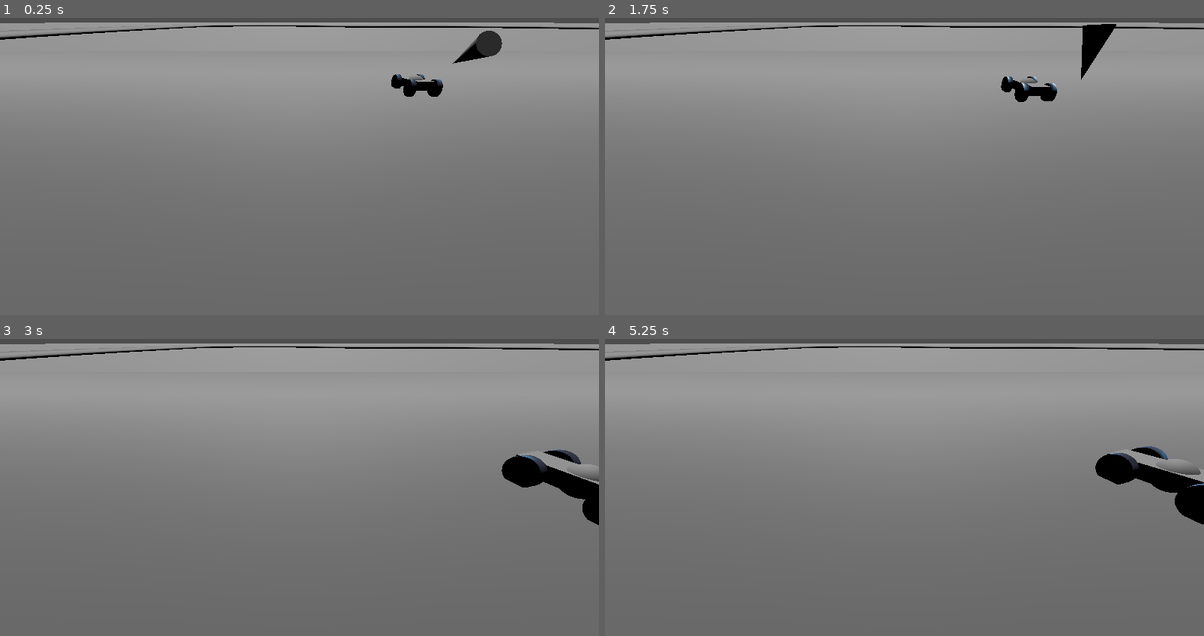
Above: before the commit, frames 1-4 (two rows, left to right).
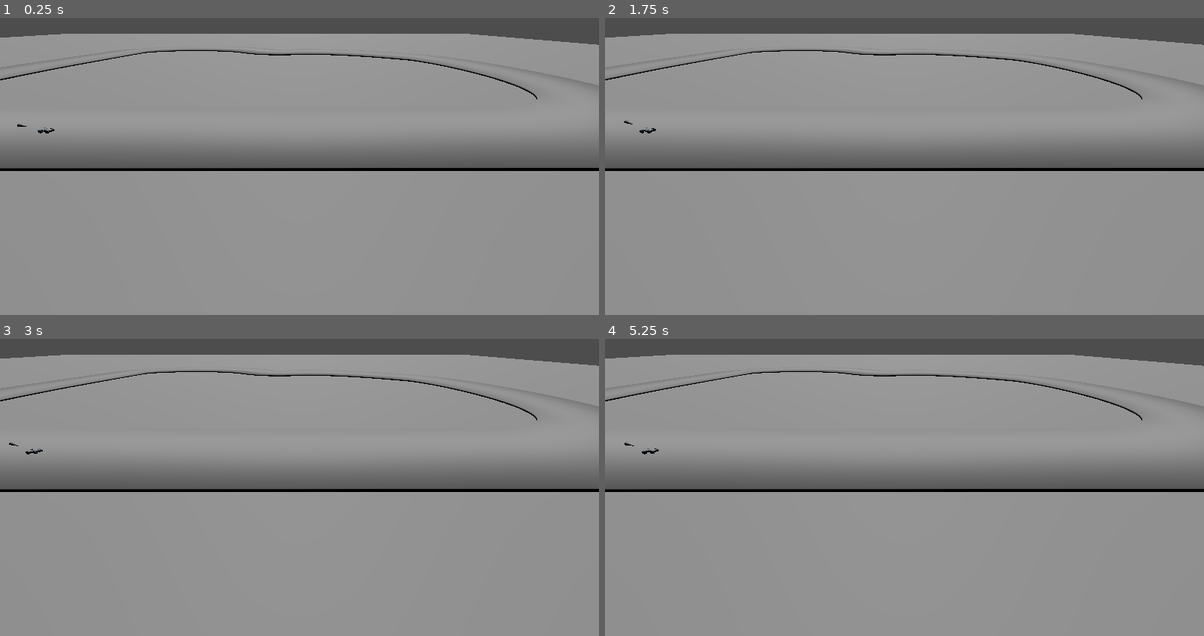
Above: after the commit, the same moments.

Repository: Eefschmeef2310/GDS-2
Game: Godot game, scene res://debug_and_testing/test_track.tscn
Two runs of this game, one before a commit and one after it. Both use one fixed random seed, a clock stepped at 60 frames per second and the inputs below. The project has no main scene, so this scene is started directly. The engine's default icon, where the game draws it, is replaced by a stand-in: a white triangle on a blue panel in a dark square.
Inputs:
- Up to frame 1 (0.25 s): no input
- Up to frame 2 (1.75 s): hold D (Right) 0.53-1.28 s; hold S (Down) from 1.28 s (still down)
- Up to frame 3 (3 s): release S (Down) at 2.03 s; hold D (Right) 2.03-2.78 s; hold W (Up) from 2.78 s (still down)
- Up to frame 4 (5.25 s): release W (Up) at 3.53 s; hold A (Left) 3.53-5.03 s; hold S (Down) from 5.03 s (still down)

The runs differ from the first frame. In frame 1, 58% of the frame differs, in the area x 0-100%, y 1-100%; in frame 2, 58%; in frame 3, 58%; in frame 4, 58%.

Commit message:
fixing some braking stuff

Diff:
--- a/debug_and_testing/test_track.tscn
+++ b/debug_and_testing/test_track.tscn
@@ -7,6 +7,51 @@
 
 [sub_resource type="ConvexPolygonShape3D" id="ConvexPolygonShape3D_bpd1i"]
 points = PackedVector3Array(-500, 0, -500, -500, 0, 500, 500, 0, -500, 500, 0, 500)
+
+[sub_resource type="GDScript" id="GDScript_r6rw7"]
+script/source = "extends Camera3D
+	#class_name
+#Authored by Ethan. Please consult for any modifications or major feature requests.
+
+#region Variables
+	#Signals
+
+	#Enums
+
+	#Constants
+
+	#Exported Variables
+	#@export_group(\"Group\")
+	#@export_subgroup(\"Subgroup\")
+
+	#Onready Variables
+
+	#Other Variables (please try to separate and organise!)
+
+#endregion
+
+#region Godot methods
+func _ready():
+	#Runs when all children have entered the tree
+	pass
+
+func _process(_delta):
+	#Runs per frame
+	pass
+
+func _input(event):
+	if event.is_action_pressed(\"debug_cam\"):
+		current = !current
+#endregion
+
+#region Signal methods
+
+#endregion
+
+#region Other methods (please try to separate and organise!)
+
+#endregion
+"
 
 [sub_resource type="Curve3D" id="Curve3D_qnr0h"]
 _data = {
@@ -35,7 +80,7 @@
 shape = SubResource("ConvexPolygonShape3D_bpd1i")
 
 [node name="Kart" parent="." instance=ExtResource("1_tw5a5")]
-transform = Transform3D(1, 0, 0, 0, 1, 0, 0, 0, 1, -7.33467, 1.61147, -73.9125)
+transform = Transform3D(-4.37114e-08, 0, -1, 0, 1, 0, 1, 0, -4.37114e-08, -7.33467, 1.61147, -73.9125)
 
 [node name="TrackTracker" parent="Kart" index="8" node_paths=PackedStringArray("track", "test_ball")]
 track = NodePath("../../Track")
@@ -45,8 +90,9 @@
 transform = Transform3D(0.910438, 0.413645, 0, -0.183636, 0.404187, 0.896053, 0.370648, -0.815801, 0.443947, 0, 0, 0)
 
 [node name="Camera3D" type="Camera3D" parent="."]
-transform = Transform3D(-1, 1.42109e-14, 8.74227e-08, 4.37114e-08, 0.866025, 0.5, -7.57103e-08, 0.5, -0.866025, 0, 5, -88)
+transform = Transform3D(-1, 1.42109e-14, 8.74227e-08, 4.37114e-08, 0.866025, 0.5, -7.57103e-08, 0.5, -0.866025, -83, 30, -133)
 current = true
+script = SubResource("GDScript_r6rw7")
 
 [node name="Track" type="Path3D" parent="."]
 transform = Transform3D(1, 0, 0, 0, 1, 0, 0, 0, 1, -0.174004, -7.62939e-06, -0.00303841)
--- a/kart/kart.tscn
+++ b/kart/kart.tscn
@@ -38,7 +38,7 @@
 center_of_mass_mode = 1
 center_of_mass = Vector3(0, -0.1, 0.5)
 script = ExtResource("1_bsaip")
-max_steer = 0.1
+max_steer = 0.2
 engine_power = 200
 camera_pivot = NodePath("CamPivot")
 camera = NodePath("CamPivot/Camera3D")
@@ -87,7 +87,7 @@
 use_as_traction = true
 wheel_roll_influence = 0.01
 wheel_rest_length = 0.2
-wheel_friction_slip = 1.1
+wheel_friction_slip = 1.3
 suspension_travel = 0.15
 suspension_stiffness = 80.0
 
@@ -100,7 +100,7 @@
 use_as_traction = true
 wheel_roll_influence = 0.01
 wheel_rest_length = 0.2
-wheel_friction_slip = 1.1
+wheel_friction_slip = 1.3
 suspension_travel = 0.15
 suspension_stiffness = 80.0
 
--- a/kart/kart_controller.gd
+++ b/kart/kart_controller.gd
@@ -18,6 +18,7 @@
 @export var engine_power : int = 300:
 	set(value):
 		engine_power = clamp(value, 0, max_speed)
+@export var brake_strength : float = 5
 
 @export_group("Node References")
 @export var camera_pivot : Node3D
@@ -39,10 +40,12 @@
 	steering = move_toward(steering, Input.get_axis("Right", "Left") * max_steer, delta * 2.5)
 	engine_force = Input.get_axis("Down", "Up") * engine_power
 
+	brake = brake_strength if (!Input.is_action_pressed("Up") and !Input.is_action_pressed("Down")) else 0.0
+
 	camera_pivot.global_position = global_position
 	#camera_pivot.global_position = camera_pivot.global_position.lerp(global_position, delta * 20.0)
 	camera_pivot.transform = camera_pivot.transform.interpolate_with(transform, delta * 5.0)
-	look = look.lerp(global_position + linear_velocity, delta * 50.0)
+	look = look.lerp(global_position + linear_velocity, delta)
 	#look = global_position + linear_velocity
 	camera.look_at(look)
 
--- a/project.godot
+++ b/project.godot
@@ -47,3 +47,8 @@
 , Object(InputEventJoypadButton,"resource_local_to_scene":false,"resource_name":"","device":-1,"button_index":1,"pressure":0.0,"pressed":true,"script":null)
 ]
 }
+debug_cam={
+"deadzone": 0.5,
+"events": [Object(InputEventJoypadButton,"resource_local_to_scene":false,"resource_name":"","device":-1,"button_index":8,"pressure":0.0,"pressed":true,"script":null)
+]
+}
Not shown: 1 places in debug_and_testing/test_track.tscn that only renumber resources
